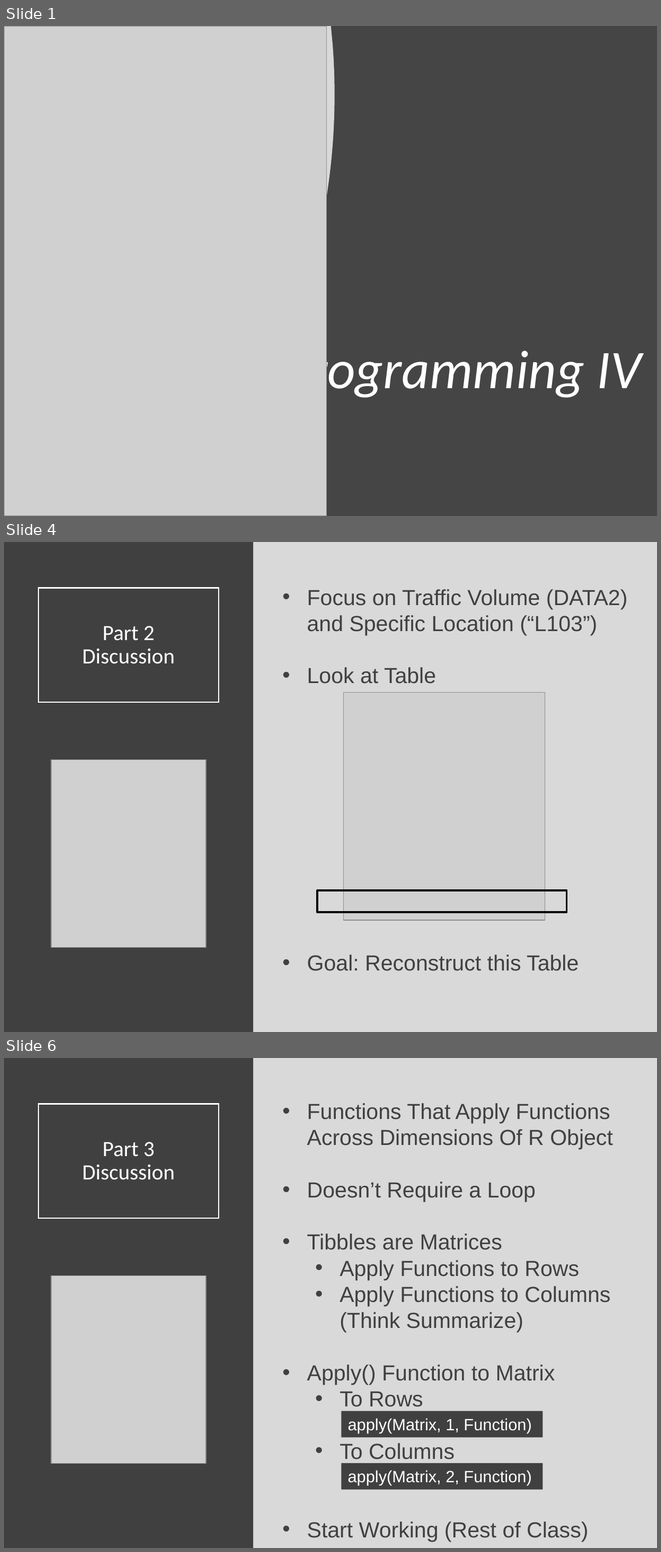
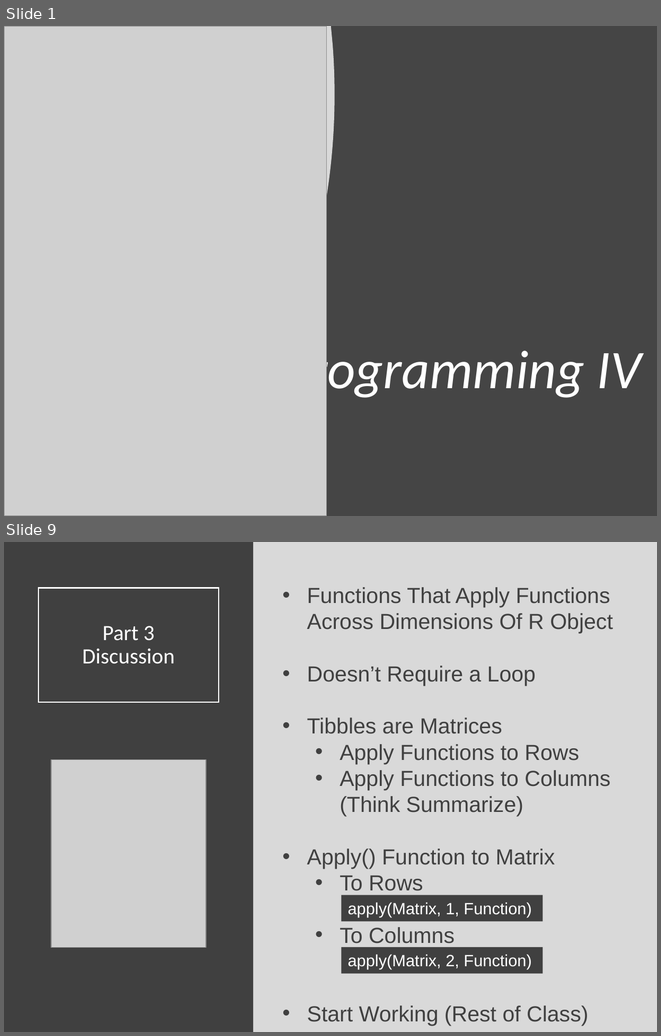
Before and after one commit to SuperMarioGiacomazzo/STOR320_WEBSITE, a slide deck: Lecture/Programming 4/Programming_4_Lecture.pptx. Shown one above the other, each under a label of ours: slides 1, 4 and 6 before the commit, slides 1 and 9 after it; the slides between them are not shown. The pictures are 661x1552 and 661x1036 pixels, drawn with LibreOffice and Linux fonts; fonts in the diff are those of the drawing; grey boxes stand for pictures. Boxes give left, top, right and bottom in pixels: in the first picture for what was removed or moved away, otherwise in the second. Text is boxed around its words. In the diff, an @@ line names an element or a change of style, - is before the commit and + after.

```diff
--- a/Lecture/Programming 4/Programming_4_Lecture.pptx
+++ b/Lecture/Programming 4/Programming_4_Lecture.pptx
@@ slide 4 removed at [4, 542, 657, 1032], background #D9D9D9 @@
@@ rectangle removed at [4, 542, 254, 1032] @@
@@ title removed at [38, 588, 219, 702] @@
-Part 2
-Discussion
@@ text removed at [307, 589, 628, 971] @@
-• Focus on Traffic Volume (DATA2) and Specific Location (“L103”)
-• Look at Table
-• Goal: Reconstruct this Table
@@ picture removed at [344, 692, 545, 920] @@
@@ picture removed at [51, 759, 206, 947] @@
@@ rectangle removed at [317, 890, 567, 911] @@
@@ what was slide 6 is now slide 9 @@
```
Also in this commit, not shown: 3 slides changed, 4 slides added, 2 other files.
